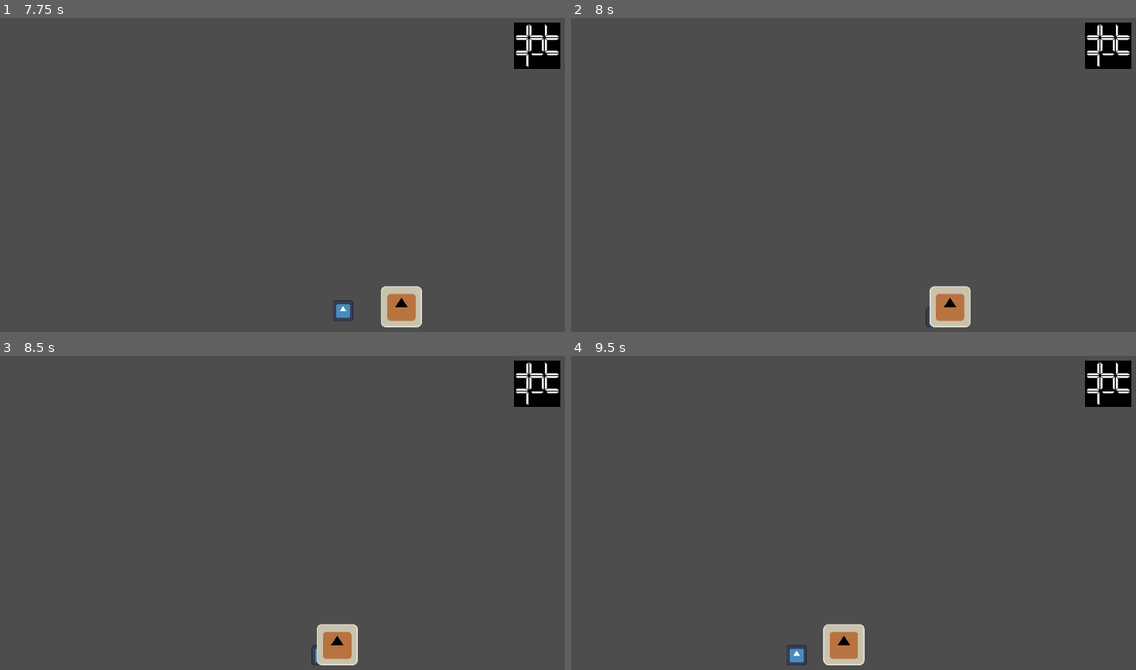
Above: before the commit, frames 1-4 (two rows, left to right).
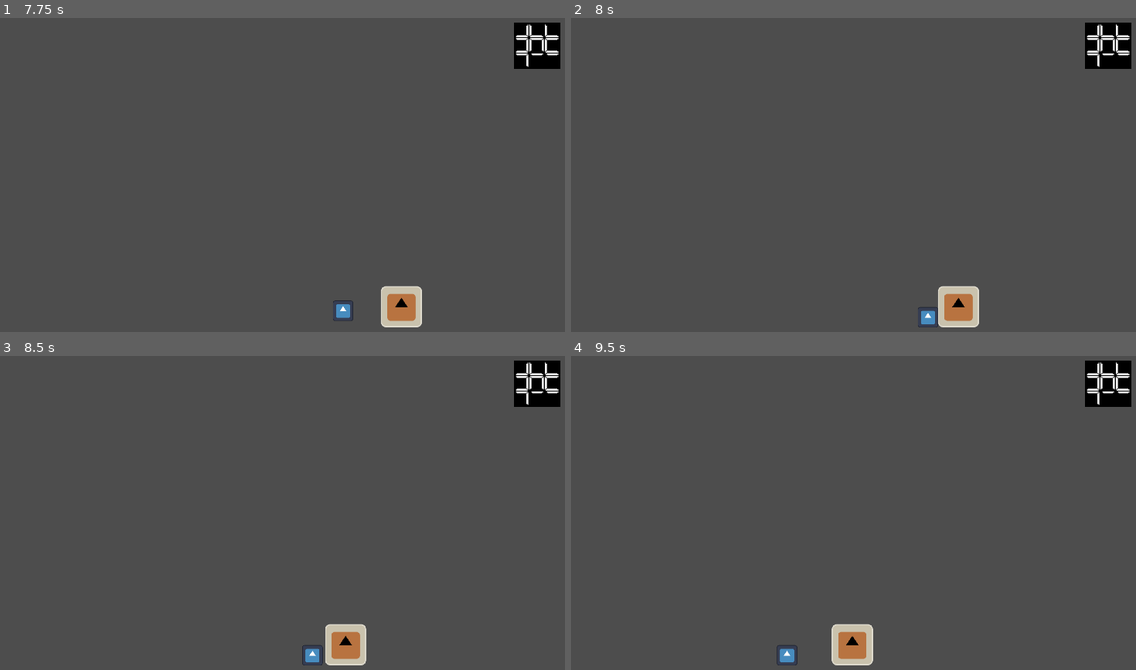
Above: after the commit, the same moments.

Repository: bkerz/shooter
Game: Godot game, scene res://main.tscn
Two runs of this game, one before a commit and one after it. Both use one fixed random seed, a clock stepped at 60 frames per second and the inputs below. The engine's default icon, where the game draws it, is replaced by a stand-in: a white triangle on a blue panel in a dark square.
Inputs:
- Up to frame 1 (7.75 s): tap Enter (ui_accept) at 0.5, 0.77, 1.52, 3.02, 3.77, 4.52, 6.02, 6.77, 7.52 s; hold Right (ui_right) 0.53-2.03 s; tap J (shoot) every 0.75 s from 0.6 to 7.35 s; hold Left (ui_left) 2.03-4.28 s; hold Right (ui_right) from 4.28 s (still down)
- Up to frame 2 (8 s): keep holding Right (ui_right)
- Up to frame 3 (8.5 s): release Right (ui_right) at 8.03 s; hold Left (ui_left) from 8.03 s (still down); tap J (shoot) at 8.1 s
- Up to frame 4 (9.5 s): keep holding Left (ui_left); tap J (shoot) at 8.85 s; tap Enter (ui_accept) at 9.02 s

Frame 1 is identical in both runs. In frame 2, 0.8% of the frame differs, in the area x 61-73%, y 85-99%; in frame 3, 0.8%; in frame 4, 0.9%, in the area x 36-54%, y 85-99%.

Commit message:
fix: adjust collision shape size

Diff:
--- a/entities/enemies/walker.tscn
+++ b/entities/enemies/walker.tscn
@@ -5,7 +5,7 @@
 [ext_resource type="Script" path="res://entities/enemies/walker.gd" id="1_u754f"]
 
 [sub_resource type="RectangleShape2D" id="RectangleShape2D_75c05"]
-size = Vector2(77, 75)
+size = Vector2(133, 128)
 
 [sub_resource type="ShaderMaterial" id="ShaderMaterial_u6c8m"]
 shader = ExtResource("1_60x5y")
@@ -14,7 +14,7 @@
 script = ExtResource("1_u754f")
 
 [node name="CollisionShape2D" type="CollisionShape2D" parent="."]
-position = Vector2(28.5, 27.5)
+position = Vector2(0.5, 1)
 shape = SubResource("RectangleShape2D_75c05")
 
 [node name="Sprite2D" type="Sprite2D" parent="."]
